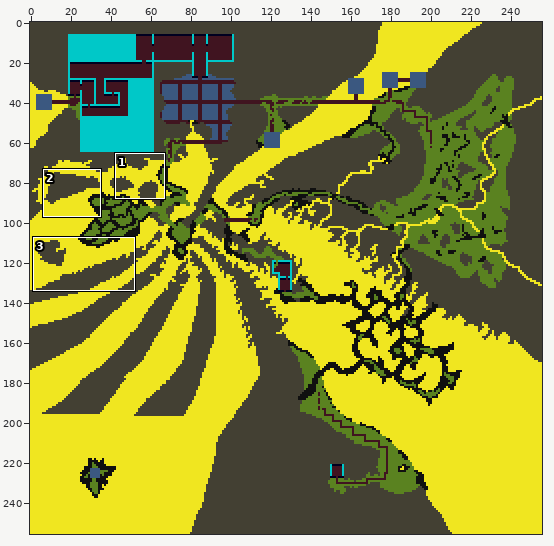
File history of a sprite sheet, data/maps/realm-of-fire/realm-of-fire-tiles.png. Above: a wide view before the commit, with the close-up outlined.
Close-up. Before the commit:
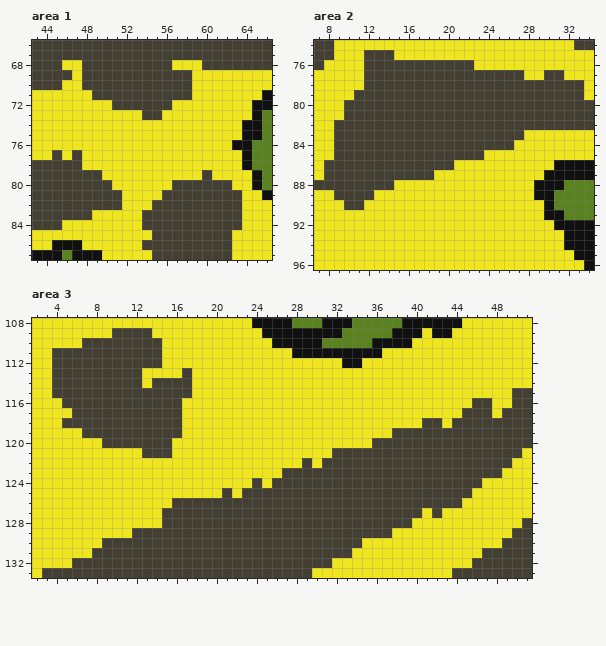
The file is 256x256 pixels. Shown: area 1: x 43..66, y 66..87; area 2: x 7..34, y 74..96; area 3: x 2..51, y 108..133. The commit also changed other parts of the picture, which this record leaves out.
The result:
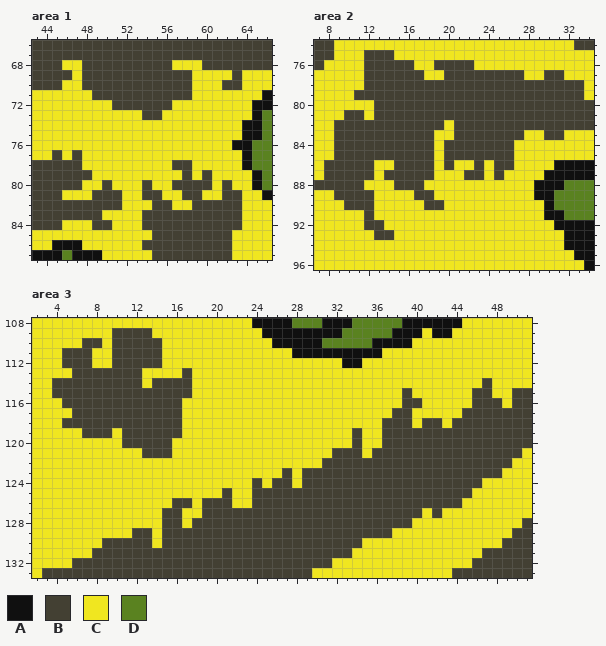
Palette (. is transparent): A #101010  B #434033  C #f0e620  D #5a8220
The edit:
--- area 1
@@ x 60..65 @@
 68 BBBBBB
-69 CCCCCC
-70 CCCCCC
+69 CCCBCC
+70 CCBBCC
 71 CCCCCC
@@ x 43..66 @@
 77 CCBCBCCCCCCCCCCCCCCCCADD
-78 BBBBBCCCCCCCCCCCCCCCCADD
-79 BBBBBBBCCCCCCCCCCBCCCCAD
-80 BBBBBBBBCCCCCCBBBBBBCCAD
-81 BBBBBBBBBCCCCBBBBBBBBCCA
-82 BBBBBBBBBCCCBBBBBBBBBCCC
-83 BBBBBBCCCCCBBBBBBBBBBCCC
-84 BBBCCCCCCCCBBBBBBBBBBCCC
+78 BBBBBCCCCCCCCCBBCCCCCADD
+79 BBBBBBCCCCCCCCCBCBCCCCAD
+80 BBBBBCCBCCCBCCBBBBCBCCAD
+81 BBBCCCBBBCCBBCCBBCCBBCCA
+82 BBBBBBBBBCCCBBCCBBBBBCCC
+83 BBBBBBBCCCCBBBBBBBBBBCCC
+84 BBBCCCBBCCCBBBBBBBBBBCCC
 85 CCCCCCCCCCCCBBBBBBBBCCCC
--- area 2
@@ x 7..34 @@
 75 BBCCCBBBCCCCCCCCCCCCCCCCCCCC
-76 BCCCCBBBBBBBBBBBCCCCCCCCCCCC
-77 CCCCCBBBBBBBBBBBBBBBBCCBBCCC
+76 BCCCCBBBBBCCBBBBCCCCCCCCCCCC
+77 CCCCCBBBBBBCCBBBBBBBBCCBBCCC
 78 CCCCCBBBBBBBBBBBBBBBBBBBBBBC
 79 CCCCBBBBBBBBBBBBBBBBBBBBBBBC
-80 CCCBBBBBBBBBBBBBBBBBBBBBBBBB
-81 CCCBBBBBBBBBBBBBBBBBBBBBBBBB
-82 CCBBBBBBBBBBBBBBBBBBBBBBBBBB
-83 CCBBBBBBBBBBBBBBBBBBBCCCCCCC
-84 CCBBBBBBBBBBBBBBBBBBCCCCCCCC
-85 CCBBBBBBBBBBBBBBBCCCCCCCCCCC
-86 CBBBBBBBBBBBBBCCCCCCCCCCAAAA
-87 CBBBBBBBBBBBCCCCCCCCCCCAAAAA
-88 BBBBBBBBCCCCCCCCCCCCCCAAADDD
-89 CCBBBBCCCCCCCCCCCCCCCCAADDDD
-90 CCCBBCCCCCCCCCCCCCCCCCCADDDD
-91 CCCCCCCCCCCCCCCCCCCCCCCAADDD
-92 CCCCCCCCCCCCCCCCCCCCCCCCAAAA
-93 CCCCCCCCCCCCCCCCCCCCCCCCCAAA
+80 CCCCCCBBBBBBBBBBBBBBBBBBBBBB
+81 CCCBBCBBBBBBBBBBBBBBBBBBBBBB
+82 CCBBBBBBBBBBBCBBBBBBBBBBBBBB
+83 CCBBBBBBBBBBCCBBBBBBBCCBBCCC
+84 CCBBBBBBBBBBCBBBBBBBCCCCCCCC
+85 CCBBBBBBBBBBCBBBBBBBCCCCCCCC
+86 CBBBBBCCBBBBCBCCBCBBCCCCAAAA
+87 CBBBBBCBBBBBCCCBBCBCCCCAAAAA
+88 BBBBBCCCBBBCCCCCCCCCCCAAADDD
+89 CCBBBBCCCCBBCCCCCCCCCCAADDDD
+90 CCCBBBCCCCCBBCCCCCCCCCCADDDD
+91 CCCCCBCCCCCCCCCCCCCCCCCAADDD
+92 CCCCCBBCCCCCCCCCCCCCCCCCAAAA
+93 CCCCCCBBCCCCCCCCCCCCCCCCCAAA
 94 CCCCCCCCCCCCCCCCCCCCCCCCCAAA
--- area 3
@@ x 2..51 @@
 109 CCCCCCCCBBBBCCCCCCCCCCCAAAAAAAADDDDDAAACAACCCCCCCC
-110 CCCCCBBBBBBBBCCCCCCCCCCCAAAAADDDDDAAAACCCCCCCCCCCC
-111 CCBBBBBBBBBBBCCCCCCCCCCCCCAAAAAAAAACCCCCCCCCCCCCCC
-112 CCBBBBBBBBBBBCCCCCCCCCCCCCCCCCCAACCCCCCCCCCCCCCCCC
-113 CCBBBBBBBBBCCCCBCCCCCCCCCCCCCCCCCCCCCCCCCCCCCCCCCC
-114 CCBBBBBBBBBCBBBBCCCCCCCCCCCCCCCCCCCCCCCCCCCCCCCCCC
-115 CCBBBBBBBBBBBBBBCCCCCCCCCCCCCCCCCCCCCCCCCCCCCCCCBB
-116 CCCBBBBBBBBBBBBCCCCCCCCCCCCCCCCCCCCCCCCCCCCCBBCCBB
-117 CCCCBBBBBBBBBBBCCCCCCCCCCCCCCCCCCCCCCCCCCCCBBBCBBB
-118 CCCBBBBBBBBBBBBCCCCCCCCCCCCCCCCCCCCCCCCBBCBBBBBBBB
-119 CCCCCBBBBBBBBBBCCCCCCCCCCCCCCCCCCCCCBBBBBBBBBBBBBB
-120 CCCCCCCBBBBBBBCCCCCCCCCCCCCCCCCCCCBBBBBBBBBBBBBBBB
-121 CCCCCCCCCCCBBBCCCCCCCCCCCCCCCCBBBBBBBBBBBBBBBBBBBC
-122 CCCCCCCCCCCCCCCCCCCCCCCCCCCBCBBBBBBBBBBBBBBBBBBBCC
-123 CCCCCCCCCCCCCCCCCCCCCCCCCBBBBBBBBBBBBBBBBBBBBBBCCC
-124 CCCCCCCCCCCCCCCCCCCCCCBCBBBBBBBBBBBBBBBBBBBBBCCCCC
-125 CCCCCCCCCCCCCCCCCCCBCBBBBBBBBBBBBBBBBBBBBBBBCCCCCC
-126 CCCCCCCCCCCCCCBBBBBBBBBBBBBBBBBBBBBBBBBBBBBCCCCCCC
-127 CCCCCCCCCCCCCBBBBBBBBBBBBBBBBBBBBBBBBBBCBCCCCCCCCC
-128 CCCCCCCCCCCCCBBBBBBBBBBBBBBBBBBBBBBBBBCCCCCCCCCCCB
-129 CCCCCCCCCCBBBBBBBBBBBBBBBBBBBBBBBBBBCCCCCCCCCCCCBB
-130 CCCCCCCBBBBBBBBBBBBBBBBBBBBBBBBBBCCCCCCCCCCCCCCBBB
+110 CCCCCBBCBBBBBCCCCCCCCCCCAAAAADDDDDAAAACCCCCCCCCCCC
+111 CCCBBBCCBBBBBCCCCCCCCCCCCCAAAAAAAAACCCCCCCCCCCCCCC
+112 CCCBBBCCBBBBBCCCCCCCCCCCCCCCCCCAACCCCCCCCCCCCCCCCC
+113 CCCCBBBBBBBCCCCBCCCCCCCCCCCCCCCCCCCCCCCCCCCCCCCCCC
+114 CCBBBBBBBBBCBBBBCCCCCCCCCCCCCCCCCCCCCCCCCCCCCBCCCC
+115 CCBBBBBBBBBBBBBBCCCCCCCCCCCCCCCCCCCCCBCCCCCCBBCCBB
+116 CCCBBBBBBBBBBBBCCCCCCCCCCCCCCCCCCCCCCBBCCCCCBBBCBB
+117 CCCCBBBBBBBBBBBCCCCCCCCCCCCCCCCCCCCCBBCCCCCBBBBBBB
+118 CCCBBBBBBBBBBBBCCCCCCCCCCCCCCCCCCCCBBBCBBCBBBBBBBB
+119 CCCCCBBBCBBBBBBCCCCCCCCCCCCCCCCCBCCBBBBBBBBBBBBBBB
+120 CCCCCCCCCBBBBBCCCCCCCCCCCCCCCCCCBCCBBBBBBBBBBBBBBB
+121 CCCCCCCCCCCBBBCCCCCCCCCCCCCCCCBBBCBBBBBBBBBBBBBBBC
+122 CCCCCCCCCCCCCCCCCCCCCCCCCCCCCBBBBBBBBBBBBBBBBBBBCC
+123 CCCCCCCCCCCCCCCCCCCCCCCCCBCBBBBBBBBBBBBBBBBBBBBCCC
+124 CCCCCCCCCCCCCCCCCCCCCCBCBBCBBBBBBBBBBBBBBBBBBCCCCC
+125 CCCCCCCCCCCCCCCCCCCBCCBBBBBBBBBBBBBBBBBBBBBBCCCCCC
+126 CCCCCCCCCCCCCCBBCBBBCCBBBBBBBBBBBBBBBBBBBBBCCCCCCC
+127 CCCCCCCCCCCCCBBCCBBBBBBBBBBBBBBBBBBBBBBCBCCCCCCCCC
+128 CCCCCCCCCCCCCBBCBBBBBBBBBBBBBBBBBBBBBBCCCCCCCCCCCB
+129 CCCCCCCCCCBBCBBBBBBBBBBBBBBBBBBBBBBBCCCCCCCCCCCCBB
+130 CCCCCCCBBBBBCBBBBBBBBBBBBBBBBBBBBCCCCCCCCCCCCCCBBB
 131 CCCCCCBBBBBBBBBBBBBBBBBBBBBBBBBBCCCCCCCCCCCCCBBBBB
Changed places in both close-ups, as pixel boxes (x1, y1, x2, y2):
changed: (222, 70, 242, 90)
changed: (62, 160, 222, 230)
changed: (344, 60, 564, 240)
changed: (52, 338, 112, 378)
changed: (472, 378, 502, 418)
changed: (152, 388, 422, 548)
changed: (102, 428, 122, 448)
